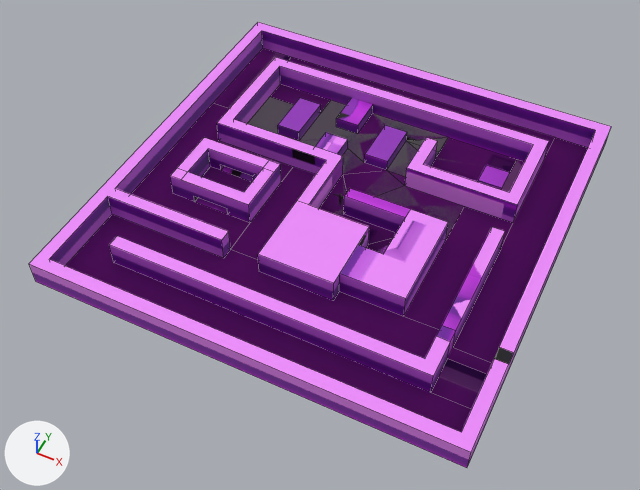
A saved change to the Blender file assets/models/MapMakingReducedMaybe.blend.
Rendered twice from a 50 mm camera at (17.6, -38.3, 43.0) aimed at (-0.1, -2.9, -1.2). Every picture has the same lights, and +X, +Y and +Z are marked at lower left. Mesh edges are drawn as thin lines on the coarser meshes. The same objects are shown in both versions, whatever each file hides.

The first picture shows 'Nav_0_Stand', 'World'.
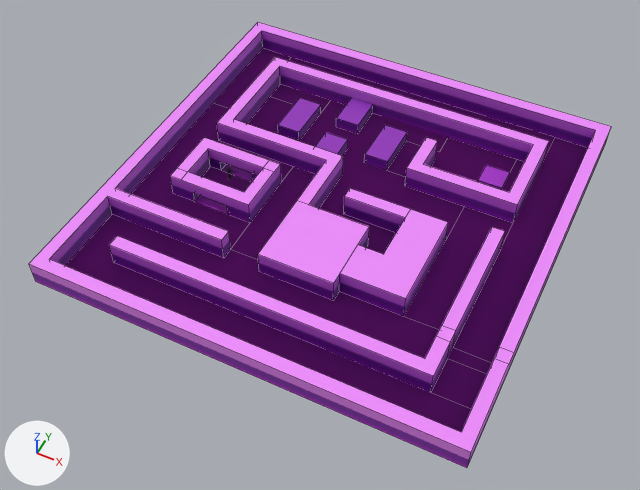
The change in detail:
me_plane is used by ob_world; location (0.0, 0.0, 0.0).
me_plane had 218 vertices, 128 faces and spanned x -14.1..14.5, y -14.6..14.0, z 0.0..1.7.
me_plane now has 218 vertices, 129 faces and spans x -14.1..14.5, y -14.6..14.0, z 0.0..1.7.
Part 1, on me_plane:
1 face is deleted.
8 vertices in x -8.9..-6.3, y -4.2..0.2, z 0.5 move by (0.0, 0.0, 0.3).
2 new faces join them.
me_plane part 2: 77 kept faces spanning x -13.3..14.5, y -13.7..13.2, z 0.0..1.7 get new texture (UV) coordinates.
me_plane_002 is used by ob_nav_0_stand; location (0.0, 0.0, 0.0).
me_plane_002 had 96 vertices, 23 faces and spanned x -13.3..13.6, y -13.7..13.2, z 0.0.
me_plane_002 now has 96 vertices, 14 faces and spans x -13.3..13.6, y -13.7..13.2, z 0.0.
Part 3, on me_plane_002:
11 faces are deleted.
2 new faces join them.

Boxes (x1, y1, x2, y2) around the edits, measured in the pictures (640 x 490 px):
'Nav_0_Stand', reshaped (not visible afterwards)
    before: (247, 97, 480, 253)
part 1 of me_plane, built on
    before: (170, 113, 464, 254)
    after: (170, 97, 464, 254)
part 2 of me_plane, surface changed
    both: (50, 48, 546, 395)
